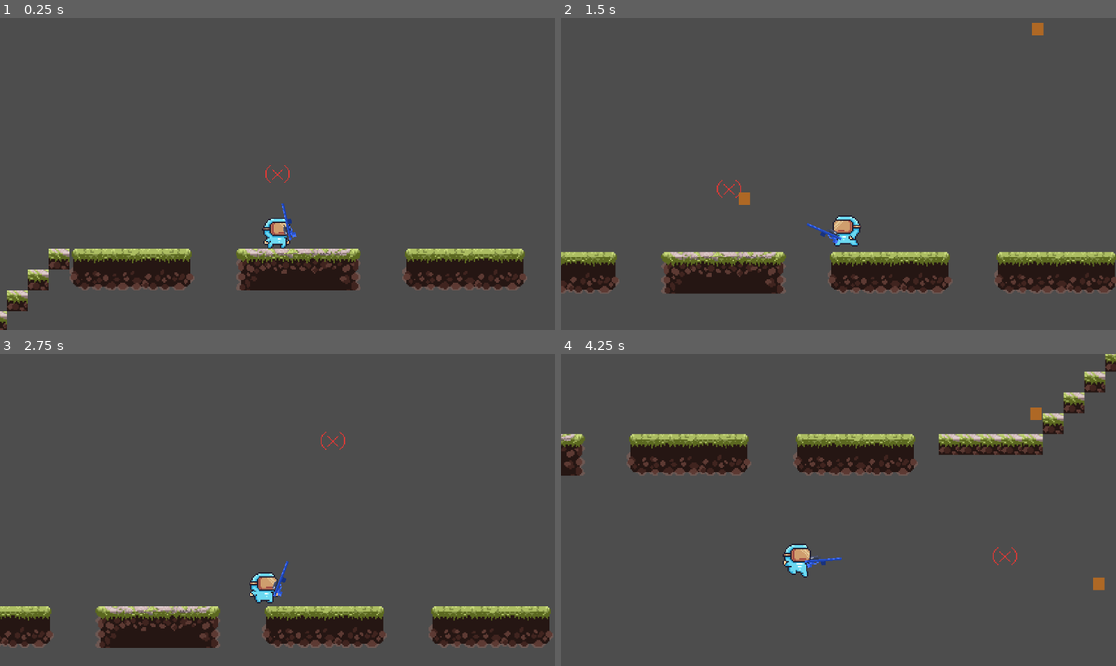
Above: before the commit, frames 1-4 (two rows, left to right).
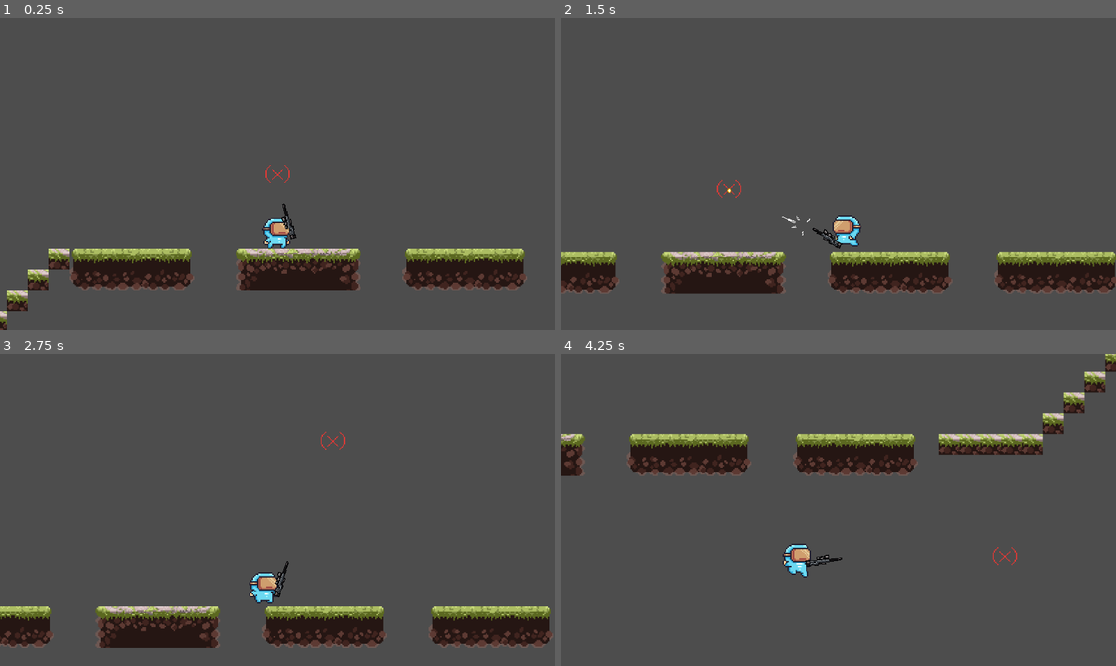
Above: after the commit, the same moments.

Repository: bhalder46/team4-repo
Game: Godot game, scene res://Scenes/game.tscn
The game is run twice, just before and just after one commit, with the same random seed, the same clock (stepped at 60 frames per second) and the same inputs.
Inputs (mouse positions are in pixels of both pictures, inside the frame that each line leads up to):
- Up to frame 1 (0.25 s): no input
- Up to frame 2 (1.5 s): move the mouse to (960, 158) at 0.52 s; hold D (move_right) from 0.53 s (still down); click (960, 158) at 0.6 s; tap Space (jump) at 0.77 s; move the mouse to (727, 189) at 1.27 s; click (727, 189) at 1.35 s
- Up to frame 3 (2.75 s): tap Space (jump) at 1.52 s; move the mouse to (333, 441) at 2.02 s; release D (move_right) at 2.03 s; hold A (move_left) from 2.03 s (still down); click (333, 441) at 2.1 s
- Up to frame 4 (4.25 s): move the mouse to (810, 572) at 2.77 s; release A (move_left) at 2.78 s; hold D (move_right) from 2.78 s (still down); click (810, 572) at 2.85 s; tap Space (jump) at 3.02, 3.77 s; move the mouse to (1005, 556) at 3.52 s; click (1005, 556) at 3.6 s

The runs differ from the first frame. In frame 1, 0.1% of the frame differs, in the area x 50-54%, y 59-72%; in frame 2, 0.4%, in the area x 29-87%, y 1-74%; in frame 3, 0.1%; in frame 4, 0.3%.

Commit message:
The Gun Update
Gun now has shoot, idle and reload animation and code logic. Reload time and magazine can be adjusted.

Small visual bug on gun flip to left side.

Diff:
--- a/putr-worm-game/Scenes/bullet.tscn
+++ b/putr-worm-game/Scenes/bullet.tscn
@@ -1,20 +1,21 @@
-[gd_scene load_steps=3 format=3 uid="uid://pk23w756ofr7"]
+[gd_scene load_steps=4 format=3 uid="uid://pk23w756ofr7"]
 
 [ext_resource type="Script" path="res://Scripts/bullet.gd" id="1_eqhqg"]
+[ext_resource type="Texture2D" uid="uid://4b18eawohn3" path="res://Art/WeaponsPack/Sprites/Bullets.png" id="2_op6yk"]
 
 [sub_resource type="RectangleShape2D" id="RectangleShape2D_bgm23"]
+size = Vector2(9.09085, 8.33332)
 
 [node name="Bullet" type="Area2D"]
 scale = Vector2(0.440003, 0.480001)
 script = ExtResource("1_eqhqg")
-speed = 300.0
+speed = 400.0
 
 [node name="CollisionShape2D" type="CollisionShape2D" parent="."]
+position = Vector2(0, -2.48352e-07)
 shape = SubResource("RectangleShape2D_bgm23")
 
-[node name="ColorRect" type="ColorRect" parent="."]
-offset_left = -10.0
-offset_top = -10.0
-offset_right = 10.0
-offset_bottom = 10.0
-color = Color(0.68076, 0.406383, 0.14442, 1)
+[node name="ColorRect" type="Sprite2D" parent="."]
+texture = ExtResource("2_op6yk")
+region_enabled = true
+region_rect = Rect2(107.599, 10.4681, 10.0109, 11.9696)
--- a/putr-worm-game/Scenes/player.tscn
+++ b/putr-worm-game/Scenes/player.tscn
@@ -6,7 +6,8 @@
 [ext_resource type="PackedScene" uid="uid://pk23w756ofr7" path="res://Scenes/bullet.tscn" id="2_uoog2"]
 [ext_resource type="Texture2D" uid="uid://cow0t1cfel8q6" path="res://Art/Pixel Adventure 1/Free/Main Characters/Virtual Guy/Jump (32x32).png" id="4_8ig2p"]
 [ext_resource type="Texture2D" uid="uid://d27pq4b834duo" path="res://Art/Pixel Adventure 1/Free/Main Characters/Virtual Guy/Run (32x32).png" id="5_ve5pe"]
-[ext_resource type="Texture2D" uid="uid://c5awl12aq8rul" path="res://Art/V1.00/gun.png" id="7_np3xa"]
+[ext_resource type="Texture2D" uid="uid://br42kw2hk45ko" path="res://Art/WeaponsPack/Animations/OtherGunsAnimations/FullyOtherGunsAnimation.png" id="7_43jlp"]
+[ext_resource type="Texture2D" uid="uid://8bclvth4kr5l" path="res://Art/WeaponsPack/Animations/OtherGunsAnimations/ReloadingOtherGuns.png" id="8_ctrkc"]
 
 [sub_resource type="AtlasTexture" id="AtlasTexture_wosfo"]
 atlas = ExtResource("2_helws")
@@ -208,6 +209,115 @@
 
 [sub_resource type="RectangleShape2D" id="RectangleShape2D_72lyu"]
 size = Vector2(22, 26)
+
+[sub_resource type="AtlasTexture" id="AtlasTexture_b2k3a"]
+atlas = ExtResource("7_43jlp")
+region = Rect2(240, 0, 80, 32)
+
+[sub_resource type="AtlasTexture" id="AtlasTexture_jcb7v"]
+atlas = ExtResource("8_ctrkc")
+region = Rect2(0, 0, 64, 32)
+
+[sub_resource type="AtlasTexture" id="AtlasTexture_qnag6"]
+atlas = ExtResource("8_ctrkc")
+region = Rect2(64, 0, 64, 32)
+
+[sub_resource type="AtlasTexture" id="AtlasTexture_7bh7u"]
+atlas = ExtResource("8_ctrkc")
+region = Rect2(128, 0, 64, 32)
+
+[sub_resource type="AtlasTexture" id="AtlasTexture_cerbi"]
+atlas = ExtResource("8_ctrkc")
+region = Rect2(192, 0, 64, 32)
+
+[sub_resource type="AtlasTexture" id="AtlasTexture_xuned"]
+atlas = ExtResource("8_ctrkc")
+region = Rect2(256, 0, 64, 32)
+
+[sub_resource type="AtlasTexture" id="AtlasTexture_ns6bf"]
+atlas = ExtResource("8_ctrkc")
+region = Rect2(320, 0, 64, 32)
+
+[sub_resource type="AtlasTexture" id="AtlasTexture_mcjhu"]
+atlas = ExtResource("8_ctrkc")
+region = Rect2(384, 0, 64, 32)
+
+[sub_resource type="AtlasTexture" id="AtlasTexture_rcda6"]
+atlas = ExtResource("8_ctrkc")
+region = Rect2(448, 0, 64, 32)
+
+[sub_resource type="AtlasTexture" id="AtlasTexture_nr2hs"]
+atlas = ExtResource("7_43jlp")
+region = Rect2(0, 0, 80, 32)
+
+[sub_resource type="AtlasTexture" id="AtlasTexture_omqvu"]
+atlas = ExtResource("7_43jlp")
+region = Rect2(80, 0, 80, 32)
+
+[sub_resource type="AtlasTexture" id="AtlasTexture_spuyt"]
+atlas = ExtResource("7_43jlp")
+region = Rect2(160, 0, 80, 32)
+
+[sub_resource type="AtlasTexture" id="AtlasTexture_j6m7p"]
+atlas = ExtResource("7_43jlp")
+region = Rect2(240, 0, 80, 32)
+
+[sub_resource type="SpriteFrames" id="SpriteFrames_3s17c"]
+animations = [{
+"frames": [{
+"duration": 1.0,
+"texture": SubResource("AtlasTexture_b2k3a")
+}],
+"loop": false,
+"name": &"idle",
+"speed": 5.0
+}, {
+"frames": [{
+"duration": 1.0,
+"texture": SubResource("AtlasTexture_jcb7v")
+}, {
+"duration": 1.0,
+"texture": SubResource("AtlasTexture_qnag6")
+}, {
+"duration": 1.0,
+"texture": SubResource("AtlasTexture_7bh7u")
+}, {
+"duration": 1.0,
+"texture": SubResource("AtlasTexture_cerbi")
+}, {
+"duration": 1.0,
+"texture": SubResource("AtlasTexture_xuned")
+}, {
+"duration": 1.0,
+"texture": SubResource("AtlasTexture_ns6bf")
+}, {
+"duration": 1.0,
+"texture": SubResource("AtlasTexture_mcjhu")
+}, {
+"duration": 1.0,
+"texture": SubResource("AtlasTexture_rcda6")
+}],
+"loop": false,
+"name": &"reload",
+"speed": 10.0
+}, {
+"frames": [{
+"duration": 1.0,
+"texture": SubResource("AtlasTexture_nr2hs")
+}, {
+"duration": 1.0,
+"texture": SubResource("AtlasTexture_omqvu")
+}, {
+"duration": 1.0,
+"texture": SubResource("AtlasTexture_spuyt")
+}, {
+"duration": 1.0,
+"texture": SubResource("AtlasTexture_j6m7p")
+}],
+"loop": false,
+"name": &"shoot",
+"speed": 10.0
+}]
 
 [node name="Player" type="CharacterBody2D"]
 script = ExtResource("1_bjqqb")
@@ -223,11 +333,12 @@
 position = Vector2(-1, -13)
 shape = SubResource("RectangleShape2D_72lyu")
 
-[node name="Gun" type="Sprite2D" parent="."]
-position = Vector2(10, -11.812)
-scale = Vector2(0.0718773, 0.0381652)
-texture = ExtResource("7_np3xa")
-offset = Vector2(131.65, -10.5877)
+[node name="Gun" type="AnimatedSprite2D" parent="."]
+position = Vector2(10.9119, -11.6039)
+scale = Vector2(0.69919, 0.513751)
+sprite_frames = SubResource("SpriteFrames_3s17c")
+animation = &"reload"
+offset = Vector2(28.2721, -3.59741)
 
 [node name="Muzzle" type="Marker2D" parent="Gun"]
-position = Vector2(318.099, -34.5253)
+position = Vector2(32.7796, -1.83675)
--- a/putr-worm-game/Scripts/player.gd
+++ b/putr-worm-game/Scripts/player.gd
@@ -8,6 +8,13 @@
 @export var bullet_scene: PackedScene
 @onready var muzzle = $Gun/Muzzle
 var can_shoot = true
+var shoot_cooldown = 0.5  # Time in seconds before the player can shoot again
+var reload_time = 1.5  # Time in seconds to reload
+var shoot_timer = 0.0  # Timer to track the shooting cooldown
+var reload_timer = 0.0  # Timer to track the reload time
+var shot_count = 0  # Count the number of shots fired
+var max_shots = 6  # Maximum number of shots before needing to reload
+var is_reloading = false  # Track if the gun is currently reloading
 
 # Track the current side of the reticle (left or right)
 var is_reticle_on_left = false
@@ -47,12 +54,31 @@
 		# Smoothly stop when no input is provided
 		velocity.x = move_toward(velocity.x, 0, SPEED)
 
+	# Update shoot cooldown
+	if not can_shoot:
+		shoot_timer -= delta  # Decrease the cooldown timer
+		if shoot_timer <= 0:
+			can_shoot = true  # Reset shooting ability when cooldown is over
+
+	# Update reload timer
+	if is_reloading:
+		reload_timer -= delta  # Decrease reload timer
+		if reload_timer <= 0:
+			is_reloading = false  # Reloading complete
+			shot_count = 0  # Reset shot count
+			$Gun.play("idle")  # Ensure the gun goes back to idle after reloading
+
 	# Handle shooting
-	if Input.is_action_just_pressed("shoot") and can_shoot:
+	if Input.is_action_just_pressed("shoot") and can_shoot and not is_reloading:
 		shoot()
 
 func shoot():
+	# Always play shoot animation before firing
+	$Gun.play("shoot")  # Play shoot animation
+
+	shot_count += 1  # Increment the shot count
 	can_shoot = false
+	shoot_timer = shoot_cooldown  # Reset the shoot cooldown timer
 
 	var bullet = bullet_scene.instantiate()
 	if bullet:
@@ -62,12 +88,22 @@
 		# Calculate direction to mouse
 		var direction = (get_global_mouse_position() - muzzle.global_position).normalized()  # Calculate direction to target
 		bullet.set_direction(direction)  # Pass the calculated direction to the bullet
+
+		# Check if max shots reached
+		if shot_count >= max_shots:
+			start_reloading()  # Start reloading if max shots reached
+			return  # Prevent firing a bullet if we are reloading
 	else:
 		print("Failed to instantiate bullet.")  # Debugging line
 
-	# Delay for cooldown before shooting again
-	await get_tree().create_timer(0.1).timeout
-	can_shoot = true
+# Function to start reloading
+func start_reloading():
+	is_reloading = true  # Set the gun to reloading state
+	reload_timer = reload_time  # Reset the reload timer
+
+	# Wait for the shooting animation to finish before playing the reload animation
+	await $Gun.animation_finished  # Use await to wait for the animation to finish
+	$Gun.play("reload")  # Play reload animation (make sure it exists)
 
 func update_gun_rotation():
 	var mouse_position = get_global_mouse_position()
@@ -92,3 +128,7 @@
 		$Gun.flip_v = false
 		$Gun.position.x = 10  # Move the gun 10 pixels right
 		animated_sprite.flip_h = false  # Flip character sprite
+
+	# Check if the gun is idle when not shooting or reloading
+	if can_shoot and not is_reloading and !$Gun.is_playing():  # Play idle animation if gun is not currently shooting or reloading
+		$Gun.play("idle")  # Make sure you have an idle animation set up for the gun
Binary file added: putr-worm-game/Art/WeaponsPack/Animations/OtherGunsAnimations/FullyOtherGunsAnimation.png
Not shown, added: putr-worm-game/Art/WeaponsPack/Animations/OtherGunsAnimations/FullyOtherGunsAnimation.png.import
Binary file added: putr-worm-game/Art/WeaponsPack/Animations/OtherGunsAnimations/OtherGunsAnimations.png
Not shown, added: putr-worm-game/Art/WeaponsPack/Animations/OtherGunsAnimations/OtherGunsAnimations.png.import
Binary file added: putr-worm-game/Art/WeaponsPack/Animations/OtherGunsAnimations/OtherGunsEffects.png
Not shown, added: putr-worm-game/Art/WeaponsPack/Animations/OtherGunsAnimations/OtherGunsEffects.png.import
Binary file added: putr-worm-game/Art/WeaponsPack/Animations/OtherGunsAnimations/ReloadingOtherGuns.png
Not shown, added: putr-worm-game/Art/WeaponsPack/Animations/OtherGunsAnimations/ReloadingOtherGuns.png.import
Binary file added: putr-worm-game/Art/WeaponsPack/Animations/PistolAnimations/FullyPistolsAnimation.png
Not shown, added: putr-worm-game/Art/WeaponsPack/Animations/PistolAnimations/FullyPistolsAnimation.png.import
Binary file added: putr-worm-game/Art/WeaponsPack/Animations/PistolAnimations/PistolsAnimation.png
Not shown, added: putr-worm-game/Art/WeaponsPack/Animations/PistolAnimations/PistolsAnimation.png.import
(and 37 more such lines)
